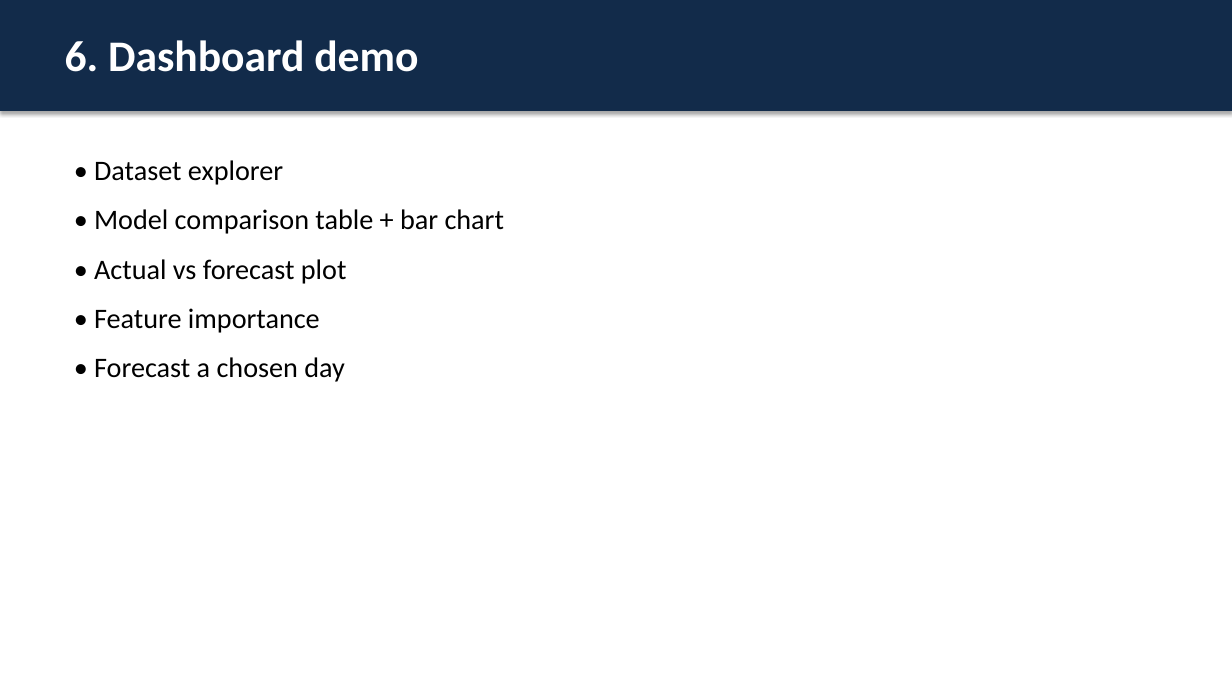
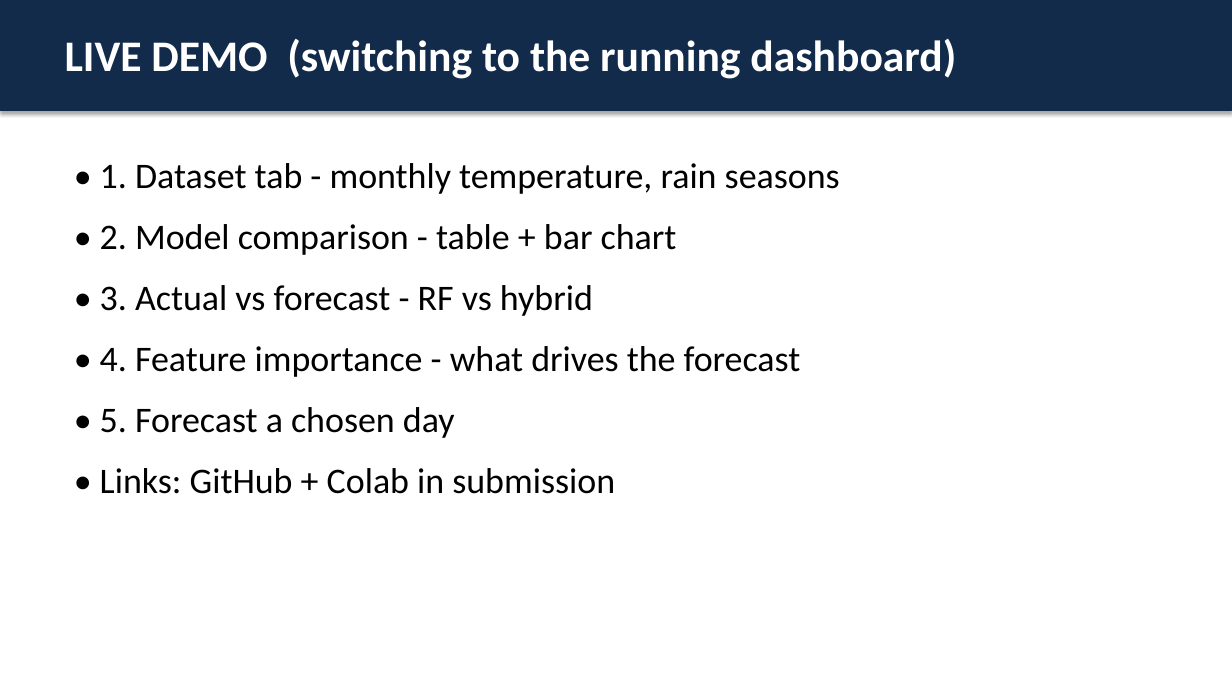
Before and after one commit to Dimashi2002/ensemble-learning-dashboard-lk, a slide deck: slide 5 of slides/Presentation.pptx (slide 7 before the commit). Drawn at 1232x693 pixels with LibreOffice and Linux fonts; fonts in the diff are those of the drawing. Boxes give left, top, right and bottom in pixels: in the first picture for what was removed or moved away, otherwise in the second. Text is boxed around its words. In the diff, an @@ line names an element or a change of style, - is before the commit and + after.

```diff
--- a/slides/Presentation.pptx
+++ b/slides/Presentation.pptx
@@ text at [65,39,956,79]: text changed @@
-6. Dashboard demo
+LIVE DEMO (switching to the running dashboard)
@@ text at [100,163,840,494]: text changed; size 22 to 28 pt @@
-• Dataset explorer
-• Model comparison table + bar chart
-• Actual vs forecast plot
-• Feature importance
-• Forecast a chosen day
+• 1. Dataset tab - monthly temperature, rain seasons
+• 2. Model comparison - table + bar chart
+• 3. Actual vs forecast - RF vs hybrid
+• 4. Feature importance - what drives the forecast
+• 5. Forecast a chosen day
+• Links: GitHub + Colab in submission
```
Also in this commit, not shown: 4 other slides changed, 3 slides removed, 2 other files.
